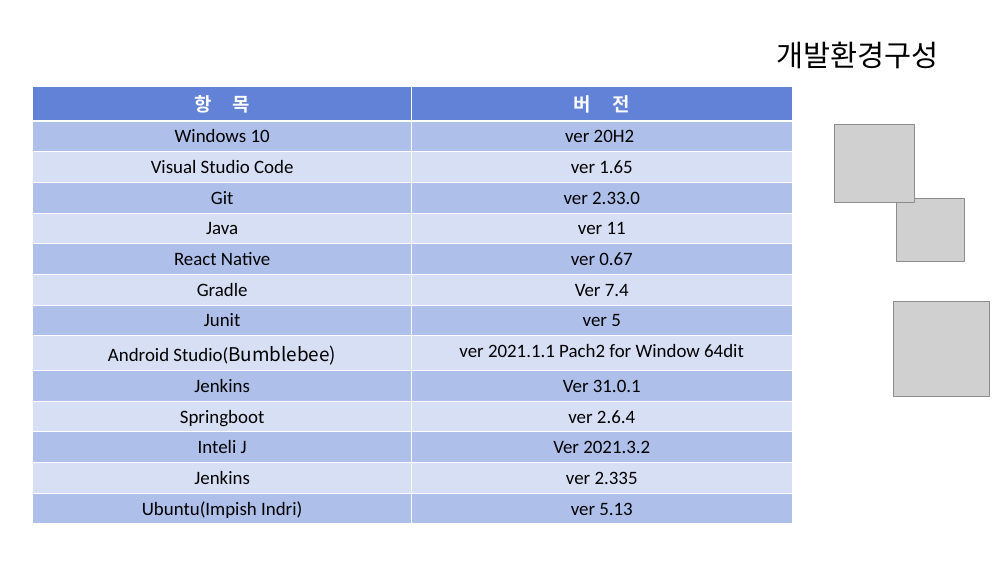
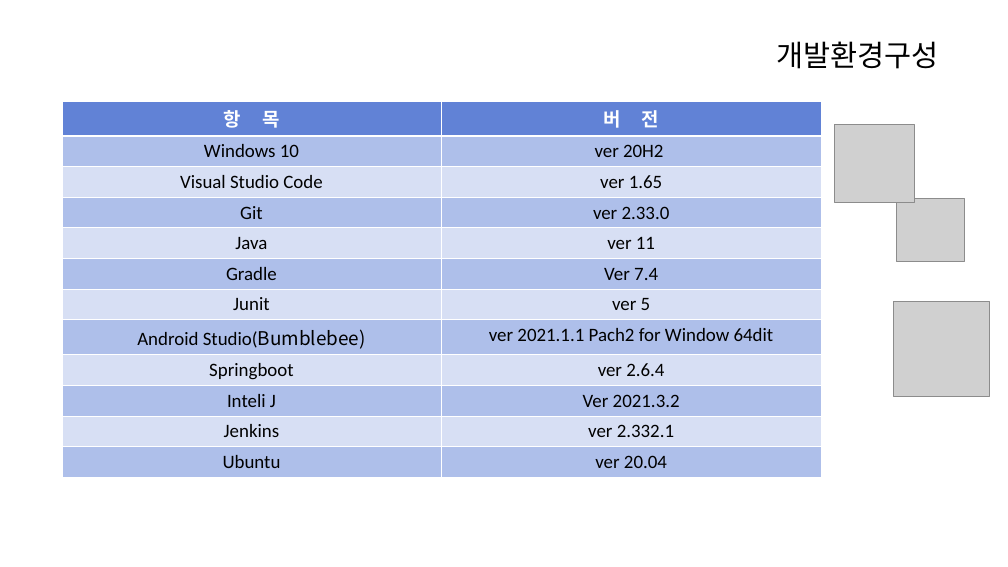
Before and after one commit to SeolMyeongJae/KSA-final-project, a slide deck: slide 3 of 06-최종산출물/AWS 구성도 ver 0.4.pptx. Drawn at 1008x567 pixels with LibreOffice and Linux fonts; fonts in the diff are those of the drawing; grey boxes stand for pictures. Boxes give left, top, right and bottom in pixels: in the first picture for what was removed or moved away, otherwise in the second. Text is boxed around its words. In the diff, an @@ line names an element or a change of style, - is before the commit and + after.

```diff
--- a/06-최종산출물/AWS 구성도 ver 0.4.pptx
+++ b/06-최종산출물/AWS 구성도 ver 0.4.pptx
@@ table at [62,101,821,472] @@
-row 6: React Native | ver 0.67
-row 10: Jenkins | Ver 31.0.1
-row 11, column 2: ver 2.335
+row 11, column 2: ver 2.332.1
-row 12, column 1: Ubuntu(Impish Indri)
+row 12, column 1: Ubuntu
-row 12, column 2: ver 5.13
+row 12, column 2: ver 20.04
@@ table: place and size @@
-table at [33,86,792,522]
+table at [62,101,821,472]
```
